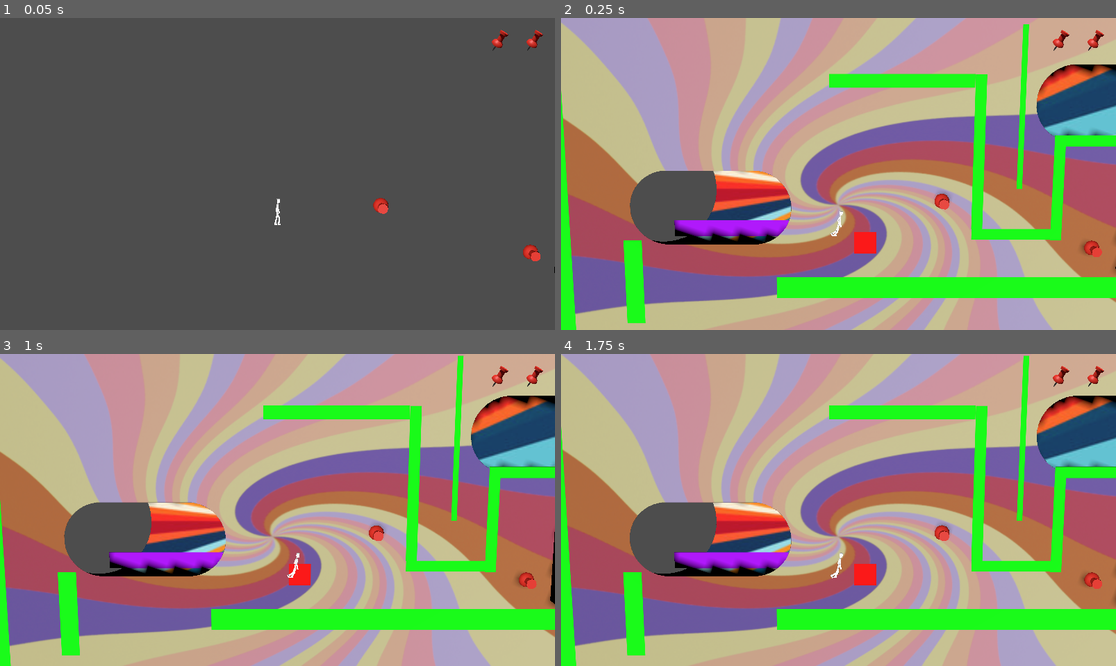
Above: before the commit, frames 1-4 (two rows, left to right).
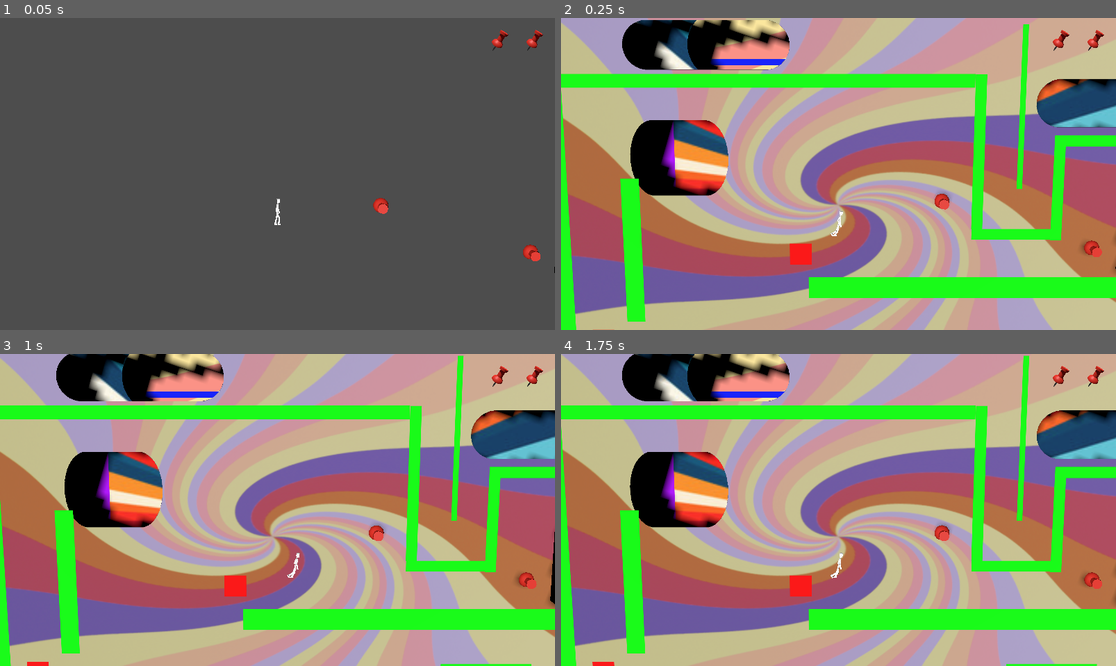
Above: after the commit, the same moments.

Repository: nathanialf/GroovyPictureBook
Game: Godot game, scene res://game.tscn
Same seed, same stepped clock (60 frames per second), same inputs: the game is played once before the commit and once after it.
Inputs:
- Up to frame 1 (0.05 s): no input
- Up to frame 2 (0.25 s): no input
- Up to frame 3 (1 s): hold D (Move right) from 0.53 s (still down); tap R at 0.6 s; tap W (Jump) at 0.77 s
- Up to frame 4 (1.75 s): release D (Move right) at 1.28 s; hold Up (Page backward) from 1.28 s (still down); tap R at 1.35 s; tap W (Jump) at 1.52 s

Frame 1 is identical in both runs. In frame 2, 18% of the frame differs, in the area x 0-100%, y 0-100%; in frame 3, 18%; in frame 4, 18%.
Error before the commit: Invalid access to property or key 'position' on a base object of type 'Nil'. (res://models/pushpin_managers.gd:16)

Commit message:
changes to level layout

Diff:
--- a/game.tscn
+++ b/game.tscn
@@ -2,12 +2,13 @@
 
 [ext_resource type="Script" uid="uid://b32i8mqgc8vrr" path="res://game.gd" id="1_80nbo"]
 [ext_resource type="PackedScene" uid="uid://dji7tytceexa3" path="res://movement_test/character_run.tscn" id="2_feb5d"]
-[ext_resource type="Script" path="res://camera.gd" id="3_eow3j"]
+[ext_resource type="Script" uid="uid://fem0shj6kr8h" path="res://camera.gd" id="3_eow3j"]
 [ext_resource type="PackedScene" uid="uid://c3xyum43h7j3r" path="res://pages/page1_test.tscn" id="3_fc0e3"]
 [ext_resource type="PackedScene" uid="uid://qa47f04qccbp" path="res://pages/page2_test.tscn" id="4_7jktm"]
 [ext_resource type="Script" path="res://target_animation.gd" id="4_j5wjh"]
 [ext_resource type="Script" path="res://target_animation_config.gd" id="5_j5wjh"]
 [ext_resource type="PackedScene" uid="uid://dkcbw3cmj3bv3" path="res://models/pushpin.tscn" id="6_ryrav"]
+[ext_resource type="PackedScene" uid="uid://b3bmcwcs6wp1k" path="res://pages/page 3.tscn" id="8_iotsf"]
 [ext_resource type="Script" uid="uid://btf4vy1tqv2el" path="res://models/pushpin_managers.gd" id="9_hve3p"]
 [ext_resource type="AudioStream" uid="uid://coqy6et1rom4g" path="res://music/groovy picture book combined.mp3" id="10_hve3p"]
 [ext_resource type="Texture2D" uid="uid://bbdjy2kx388np" path="res://UI/pushpin.png" id="11_mfdv2"]
@@ -87,7 +88,6 @@
 script = ExtResource("4_j5wjh")
 config = SubResource("Resource_j5wjh")
 
-
 [node name="DirectionalLight3D" type="DirectionalLight3D" parent="." unique_id=2073432316]
 transform = Transform3D(0.9114464, 0.32436162, -0.253091, -0.29250705, 0.94348896, 0.15578246, 0.2893184, -0.06795648, 0.95481765, 0, 0, 0)
 shadow_enabled = true
@@ -95,9 +95,9 @@
 [node name="Pages" type="Node3D" parent="." unique_id=1936395579]
 transform = Transform3D(1, 0, 0, 0, 1, 0, 0, 0, 1, 0.96, -0.54, 0)
 script = SubResource("GDScript_hve3p")
-page_scenes = Array[PackedScene]([ExtResource("3_fc0e3"), ExtResource("4_7jktm")])
-
-[node name="pushpin_manager" type="Node3D" parent="." unique_id=1200090941 node_paths=PackedStringArray("pins", "ui_pins")]
+page_scenes = Array[PackedScene]([ExtResource("3_fc0e3"), ExtResource("4_7jktm"), ExtResource("8_iotsf")])
+
+[node name="pushpin_manager" type="Node3D" parent="." unique_id=1200090941 node_paths=PackedStringArray("pins", "ui_pins", "edge_obj")]
 script = ExtResource("9_hve3p")
 pins = [NodePath("pushpin"), null, NodePath("pushpin3")]
 pickup_dist = 0.1
--- a/pages/page 3.tscn
+++ b/pages/page 3.tscn
@@ -2,11 +2,7 @@
 
 [ext_resource type="Script" uid="uid://1t6pghxubui0" path="res://page.gd" id="1_layix"]
 [ext_resource type="Texture2D" uid="uid://cda1t2ade1sxa" path="res://patterns/pattern_2.jpg" id="2_pn8t7"]
-[ext_resource type="Script" uid="uid://c6uyhv5ax61qe" path="res://page_hole.gd" id="3_2gsvh"]
 [ext_resource type="Script" uid="uid://c0rr1uk6yfw5x" path="res://page_wall_simple.gd" id="4_vquol"]
-
-[sub_resource type="RectangleShape2D" id="RectangleShape2D_f17re"]
-size = Vector2(264, 211)
 
 [node name="Page3" type="Node2D" unique_id=255156775]
 script = ExtResource("1_layix")
@@ -14,15 +10,36 @@
 page_background = ExtResource("2_pn8t7")
 metadata/_custom_type_script = "uid://1t6pghxubui0"
 
-[node name="PageHole" type="Area2D" parent="." unique_id=1062843392]
-script = ExtResource("3_2gsvh")
-metadata/_custom_type_script = "uid://c6uyhv5ax61qe"
-
-[node name="CollisionShape2D" type="CollisionShape2D" parent="PageHole" unique_id=595429580]
-position = Vector2(279, 906)
-shape = SubResource("RectangleShape2D_f17re")
-
 [node name="PageWallSimple" type="StaticBody2D" parent="." unique_id=1471754669]
-position = Vector2(508, 820)
+position = Vector2(508, 172)
+scale = Vector2(6.9, 1)
 script = ExtResource("4_vquol")
 metadata/_custom_type_script = "uid://c0rr1uk6yfw5x"
+
+[node name="Edge wall side" type="StaticBody2D" parent="." unique_id=1457600489]
+position = Vector2(0, 552.00006)
+rotation = 1.5707964
+scale = Vector2(10.443, 0.01)
+script = ExtResource("4_vquol")
+metadata/_custom_type_script = "uid://c0rr1uk6yfw5x"
+
+[node name="edgewall top and bottom" type="StaticBody2D" parent="." unique_id=1996176737]
+position = Vector2(1006.00006, 1080.0002)
+rotation = 3.1415927
+scale = Vector2(19.850286, 0.009999997)
+script = ExtResource("4_vquol")
+metadata/_custom_type_script = "uid://c0rr1uk6yfw5x"
+
+[node name="edgewall top and bottom2" type="StaticBody2D" parent="." unique_id=1394655070]
+position = Vector2(990.0001, -7.6293945e-06)
+rotation = 3.1415927
+scale = Vector2(19.850286, 0.009999997)
+script = ExtResource("4_vquol")
+metadata/_custom_type_script = "uid://c0rr1uk6yfw5x"
+
+[node name="Edge wall side2" type="StaticBody2D" parent="." unique_id=99662222]
+position = Vector2(1920, 552.00006)
+rotation = 1.5707964
+scale = Vector2(10.443, 0.01)
+script = ExtResource("4_vquol")
+metadata/_custom_type_script = "uid://c0rr1uk6yfw5x"
--- a/pages/page1_test.tscn
+++ b/pages/page1_test.tscn
@@ -20,10 +20,11 @@
 height = 606.58
 
 [sub_resource type="CapsuleShape2D" id="CapsuleShape2D_gm8eh"]
-radius = 142.05
+radius = 88.88916
 height = 606.58
 
 [node name="Page1Test" type="Node2D" unique_id=1877032122]
+scale = Vector2(0.9999999, 0.9999999)
 script = ExtResource("1_be057")
 page_background = ExtResource("3_0svsi")
 page_move_speed_scalar = null
@@ -70,8 +71,8 @@
 metadata/_edit_lock_ = true
 
 [node name="PageWall3" type="StaticBody2D" parent="." unique_id=2023808149]
-position = Vector2(398, 752)
-scale = Vector2(0.251, 1.19)
+position = Vector2(398.00006, 664)
+scale = Vector2(0.25099996, 2.023)
 physics_material_override = SubResource("PhysicsMaterial_be057")
 script = ExtResource("2_be057")
 
@@ -85,15 +86,15 @@
 shape = SubResource("RectangleShape2D_woo8u")
 metadata/_edit_lock_ = true
 
-[node name="Polygon2D2" type="Polygon2D" parent="." unique_id=1472210159]
-position = Vector2(1033, 640)
+[node name="spot for pin" type="Polygon2D" parent="." unique_id=1472210159]
+position = Vector2(857.0001, 672.0001)
 scale = Vector2(0.3, 0.3)
 color = Color(1, 0, 0, 1)
 polygon = PackedVector2Array(-100, -100, 100, -100, 100, 100, -100, 100)
 uv = PackedVector2Array(-20, -20, 231, -111, 238, 36, -131, 44)
 
 [node name="PageWall4" type="StaticBody2D" parent="." unique_id=803167283]
-position = Vector2(1289.9999, 766.99994)
+position = Vector2(1378.0001, 767)
 scale = Vector2(5, 0.3)
 physics_material_override = SubResource("PhysicsMaterial_be057")
 script = ExtResource("2_be057")
@@ -109,8 +110,8 @@
 metadata/_edit_lock_ = true
 
 [node name="PageHole" type="Area2D" parent="." unique_id=514313105]
-position = Vector2(614, 542)
-scale = Vector2(0.72, 0.72)
+position = Vector2(534.00006, 406.00006)
+scale = Vector2(0.43199998, 0.71999997)
 script = ExtResource("4_gm8eh")
 metadata/_custom_type_script = "uid://c6uyhv5ax61qe"
 
@@ -135,31 +136,140 @@
 position = Vector2(1712, 359)
 scale = Vector2(3.4999998, 1.4999999)
 script = ExtResource("5_o8wol")
+metadata/_custom_type_script = "uid://c0rr1uk6yfw5x"
 
 [node name="PageWallSimple2" type="StaticBody2D" parent="." unique_id=1330778406]
 position = Vector2(1448, 272)
 rotation = 1.5707964
 scale = Vector2(4.351344, 0.74999946)
 script = ExtResource("5_o8wol")
+metadata/_custom_type_script = "uid://c0rr1uk6yfw5x"
 
 [node name="PageWallSimple3" type="StaticBody2D" parent="." unique_id=491389350]
 position = Vector2(1552, 495.99997)
 rotation = 1.5707964
 scale = Vector2(2.7369988, 1.4999993)
 script = ExtResource("5_o8wol")
+metadata/_custom_type_script = "uid://c0rr1uk6yfw5x"
 
 [node name="PageWallSimple4" type="StaticBody2D" parent="." unique_id=511975597]
 position = Vector2(1437, 616)
 scale = Vector2(2.309124, 1.4999993)
 script = ExtResource("5_o8wol")
+metadata/_custom_type_script = "uid://c0rr1uk6yfw5x"
 
 [node name="PageWallSimple5" type="StaticBody2D" parent="." unique_id=387997403]
 position = Vector2(1336, 392)
 rotation = 1.5707964
 scale = Vector2(4.1859984, 1.4999994)
 script = ExtResource("5_o8wol")
+metadata/_custom_type_script = "uid://c0rr1uk6yfw5x"
 
 [node name="PageWallSimple6" type="StaticBody2D" parent="." unique_id=960943260]
 position = Vector2(1128, 200)
 scale = Vector2(3.8499992, 1.7999996)
 script = ExtResource("5_o8wol")
+metadata/_custom_type_script = "uid://c0rr1uk6yfw5x"
+
+[node name="PageWallSimple7" type="StaticBody2D" parent="." unique_id=1549815206]
+position = Vector2(744.0001, 200)
+scale = Vector2(3.8499992, 1.7999996)
+script = ExtResource("5_o8wol")
+metadata/_custom_type_script = "uid://c0rr1uk6yfw5x"
+
+[node name="PageWallSimple8" type="StaticBody2D" parent="." unique_id=868125123]
+position = Vector2(360.00012, 200)
+scale = Vector2(3.8499992, 1.7999996)
+script = ExtResource("5_o8wol")
+metadata/_custom_type_script = "uid://c0rr1uk6yfw5x"
+
+[node name="PageHole3" type="Area2D" parent="." unique_id=1348332265]
+position = Vector2(-132, 148.99998)
+scale = Vector2(0.72, 0.72)
+script = ExtResource("4_gm8eh")
+metadata/_custom_type_script = "uid://c6uyhv5ax61qe"
+
+[node name="CollisionShape2D" type="CollisionShape2D" parent="PageHole3" unique_id=1314158794]
+position = Vector2(1036.1111, -58.333336)
+rotation = 1.5707964
+shape = SubResource("CapsuleShape2D_gm8eh")
+
+[node name="spot for pin2" type="Polygon2D" parent="." unique_id=646653825]
+position = Vector2(305.00006, 920.0001)
+scale = Vector2(0.3, 0.3)
+color = Color(1, 0, 0, 1)
+polygon = PackedVector2Array(-100, -100, 100, -100, 100, 100, -100, 100)
+uv = PackedVector2Array(-20, -20, 231, -111, 238, 36, -131, 44)
+
+[node name="spot for pin3" type="Polygon2D" parent="." unique_id=64879598]
+position = Vector2(185.00003, 1039.0001)
+scale = Vector2(0.3, 0.3)
+color = Color(1, 0, 0, 1)
+polygon = PackedVector2Array(-100, -100, 100, -100, 100, 100, -100, 100)
+uv = PackedVector2Array(-20, -20, 231, -111, 238, 36, -131, 44)
+
+[node name="Edge wall side" type="StaticBody2D" parent="." unique_id=1007179374]
+position = Vector2(0, 552.00006)
+rotation = 1.5707964
+scale = Vector2(10.443, 0.01)
+script = ExtResource("5_o8wol")
+metadata/_custom_type_script = "uid://c0rr1uk6yfw5x"
+
+[node name="edgewall top and bottom" type="StaticBody2D" parent="." unique_id=720403343]
+position = Vector2(1006.00006, 1080.0002)
+rotation = 3.1415927
+scale = Vector2(19.850286, 0.009999997)
+script = ExtResource("5_o8wol")
+metadata/_custom_type_script = "uid://c0rr1uk6yfw5x"
+
+[node name="edgewall top and bottom2" type="StaticBody2D" parent="." unique_id=1122266879]
+position = Vector2(990.0001, -7.6293945e-06)
+rotation = 3.1415927
+scale = Vector2(19.850286, 0.009999997)
+script = ExtResource("5_o8wol")
+metadata/_custom_type_script = "uid://c0rr1uk6yfw5x"
+
+[node name="Edge wall side2" type="StaticBody2D" parent="." unique_id=1306816527]
+position = Vector2(1920, 552.00006)
+rotation = 1.5707964
+scale = Vector2(10.443, 0.01)
+script = ExtResource("5_o8wol")
+metadata/_custom_type_script = "uid://c0rr1uk6yfw5x"
+
+[node name="PageWallSimple9" type="StaticBody2D" parent="." unique_id=1825410548]
+position = Vector2(1440.0001, 984.0001)
+rotation = 1.5707964
+scale = Vector2(1.7405374, -1.2749989)
+script = ExtResource("5_o8wol")
+metadata/_custom_type_script = "uid://c0rr1uk6yfw5x"
+
+[node name="PageWallSimple10" type="StaticBody2D" parent="." unique_id=1582070528]
+position = Vector2(1565.0002, 912.0001)
+scale = Vector2(2.309124, 1.4999993)
+script = ExtResource("5_o8wol")
+metadata/_custom_type_script = "uid://c0rr1uk6yfw5x"
+
+[node name="PageWallSimple11" type="StaticBody2D" parent="." unique_id=2044070037]
+position = Vector2(1816.0004, 936.0001)
+rotation = 1.5707964
+scale = Vector2(2.2626987, -1.2749988)
+script = ExtResource("5_o8wol")
+metadata/_custom_type_script = "uid://c0rr1uk6yfw5x"
+
+[node name="PageWallSimple12" type="StaticBody2D" parent="." unique_id=821869604]
+position = Vector2(1629.0002, 1056.0001)
+scale = Vector2(3.4636858, 1.4999992)
+script = ExtResource("5_o8wol")
+metadata/_custom_type_script = "uid://c0rr1uk6yfw5x"
+
+[node name="PageHole4" type="Area2D" parent="." unique_id=1661495155]
+position = Vector2(-132, 148.99998)
+scale = Vector2(0.72, 0.72)
+script = ExtResource("4_gm8eh")
+metadata/_custom_type_script = "uid://c6uyhv5ax61qe"
+
+[node name="CollisionShape2D" type="CollisionShape2D" parent="PageHole4" unique_id=756766165]
+position = Vector2(2436.111, 1152.778)
+rotation = 1.5707964
+scale = Vector2(0.8999999, 0.7999999)
+shape = SubResource("CapsuleShape2D_gm8eh")
--- a/pages/page2_test.tscn
+++ b/pages/page2_test.tscn
@@ -8,8 +8,6 @@
 
 [sub_resource type="RectangleShape2D" id="RectangleShape2D_1q5re"]
 size = Vector2(600, 50)
-
-[sub_resource type="CircleShape2D" id="CircleShape2D_pnasd"]
 
 [sub_resource type="CapsuleShape2D" id="CapsuleShape2D_a8m8o"]
 radius = 142.05
@@ -33,18 +31,8 @@
 [node name="CollisionShape2D" type="CollisionShape2D" parent="PageWall" unique_id=1424260999]
 shape = SubResource("RectangleShape2D_1q5re")
 
-[node name="PageHole" type="Area2D" parent="." unique_id=2012918378]
-position = Vector2(266, 229)
-scale = Vector2(-16.609602, -16.609602)
-script = ExtResource("4_yra41")
-metadata/_custom_type_script = "uid://c6uyhv5ax61qe"
-
-[node name="CollisionShape2D" type="CollisionShape2D" parent="PageHole" unique_id=63726825]
-position = Vector2(-9.632982, -18.603695)
-shape = SubResource("CircleShape2D_pnasd")
-
 [node name="PageHole2" type="Area2D" parent="." unique_id=70557029]
-position = Vector2(940, 245)
+position = Vector2(748, -43.000004)
 scale = Vector2(0.72, 0.72)
 script = ExtResource("4_yra41")
 metadata/_custom_type_script = "uid://c6uyhv5ax61qe"
@@ -55,14 +43,14 @@
 shape = SubResource("CapsuleShape2D_a8m8o")
 
 [node name="PageWallSimple" type="StaticBody2D" parent="." unique_id=1666235132]
-position = Vector2(1229, 595)
-rotation = -0.3802662
-scale = Vector2(3.6295898, 2.6638184)
+position = Vector2(1213, 533)
+rotation = -0.6420656
+scale = Vector2(4.7910585, 2.6638184)
 script = ExtResource("5_pnasd")
 metadata/_custom_type_script = "uid://c0rr1uk6yfw5x"
 
 [node name="PageWall2" type="StaticBody2D" parent="." unique_id=1896383127]
-position = Vector2(1608, 512)
+position = Vector2(1608, 392)
 scale = Vector2(0.73658717, 0.83864325)
 script = ExtResource("2_68gdu")
 metadata/_custom_type_script = "uid://ct6uppvyratyn"
@@ -73,3 +61,92 @@
 
 [node name="CollisionShape2D" type="CollisionShape2D" parent="PageWall2" unique_id=1930325184]
 shape = SubResource("RectangleShape2D_1q5re")
+
+[node name="PageWall3" type="StaticBody2D" parent="." unique_id=1215546845]
+position = Vector2(744, 224)
+scale = Vector2(1.031222, 0.83864325)
+script = ExtResource("2_68gdu")
+metadata/_custom_type_script = "uid://ct6uppvyratyn"
+
+[node name="Polygon2D" type="Polygon2D" parent="PageWall3" unique_id=2046945761]
+color = Color(0.7000003, 0, 1, 1)
+polygon = PackedVector2Array(-300, -25, 300, -25, 300, 25, -300, 25)
+
+[node name="CollisionShape2D" type="CollisionShape2D" parent="PageWall3" unique_id=1812905925]
+shape = SubResource("RectangleShape2D_1q5re")
+
+[node name="PageWall4" type="StaticBody2D" parent="." unique_id=1672481439]
+position = Vector2(448, 472)
+rotation = 1.5707964
+scale = Vector2(0.73658717, 0.83864325)
+script = ExtResource("2_68gdu")
+metadata/_custom_type_script = "uid://ct6uppvyratyn"
+
+[node name="Polygon2D" type="Polygon2D" parent="PageWall4" unique_id=2067993513]
+color = Color(0.7000003, 0, 1, 1)
+polygon = PackedVector2Array(-300, -25, 300, -25, 300, 25, -300, 25)
+
+[node name="CollisionShape2D" type="CollisionShape2D" parent="PageWall4" unique_id=1584606258]
+shape = SubResource("RectangleShape2D_1q5re")
+
+[node name="Edge wall side" type="StaticBody2D" parent="." unique_id=687287747]
+position = Vector2(0, 552.00006)
+rotation = 1.5707964
+scale = Vector2(10.443, 0.01)
+script = ExtResource("5_pnasd")
+metadata/_custom_type_script = "uid://c0rr1uk6yfw5x"
+
+[node name="edgewall top and bottom" type="StaticBody2D" parent="." unique_id=349725531]
+position = Vector2(1006.00006, 1080.0002)
+rotation = 3.1415927
+scale = Vector2(19.850286, 0.009999997)
+script = ExtResource("5_pnasd")
+metadata/_custom_type_script = "uid://c0rr1uk6yfw5x"
+
+[node name="edgewall top and bottom2" type="StaticBody2D" parent="." unique_id=452436162]
+position = Vector2(990.0001, -7.6293945e-06)
+rotation = 3.1415927
+scale = Vector2(19.850286, 0.009999997)
+script = ExtResource("5_pnasd")
+metadata/_custom_type_script = "uid://c0rr1uk6yfw5x"
+
+[node name="Edge wall side2" type="StaticBody2D" parent="." unique_id=152725480]
+position = Vector2(1920, 552.00006)
+rotation = 1.5707964
+scale = Vector2(10.443, 0.01)
+script = ExtResource("5_pnasd")
+metadata/_custom_type_script = "uid://c0rr1uk6yfw5x"
+
+[node name="spot for pin3" type="Polygon2D" parent="." unique_id=1711725228]
+position = Vector2(1817, 967)
+scale = Vector2(0.3, 0.3)
+color = Color(1, 0, 0, 1)
+polygon = PackedVector2Array(-100, -100, 100, -100, 100, 100, -100, 100)
+uv = PackedVector2Array(-20, -20, 231, -111, 238, 36, -131, 44)
+
+[node name="spot for pin4" type="Polygon2D" parent="." unique_id=1237060393]
+position = Vector2(185, 503)
+scale = Vector2(0.3, 0.3)
+color = Color(1, 0, 0, 1)
+polygon = PackedVector2Array(-100, -100, 100, -100, 100, 100, -100, 100)
+uv = PackedVector2Array(-20, -20, 231, -111, 238, 36, -131, 44)
+
+[node name="spot for pin5" type="Polygon2D" parent="." unique_id=1597170900]
+position = Vector2(185, 207)
+scale = Vector2(0.3, 0.3)
+color = Color(1, 0, 0, 1)
+polygon = PackedVector2Array(-100, -100, 100, -100, 100, 100, -100, 100)
+uv = PackedVector2Array(-20, -20, 231, -111, 238, 36, -131, 44)
+
+[node name="PageWall5" type="StaticBody2D" parent="." unique_id=1240630850]
+position = Vector2(1648, 1032)
+scale = Vector2(0.73658717, 0.83864325)
+script = ExtResource("2_68gdu")
+metadata/_custom_type_script = "uid://ct6uppvyratyn"
+
+[node name="Polygon2D" type="Polygon2D" parent="PageWall5" unique_id=1303198676]
+color = Color(0.7000003, 0, 1, 1)
+polygon = PackedVector2Array(-300, -25, 300, -25, 300, 25, -300, 25)
+
+[node name="CollisionShape2D" type="CollisionShape2D" parent="PageWall5" unique_id=1338992621]
+shape = SubResource("RectangleShape2D_1q5re")
Not shown: 1 places in pages/page1_test.tscn that only renumber resources
